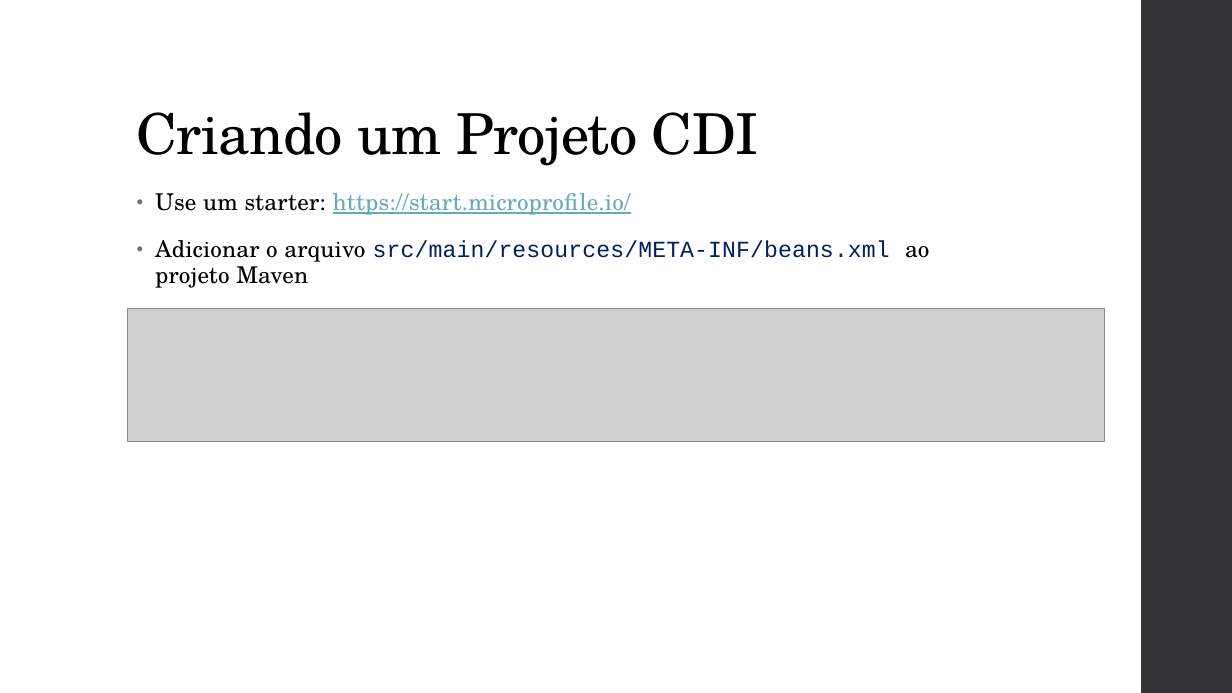
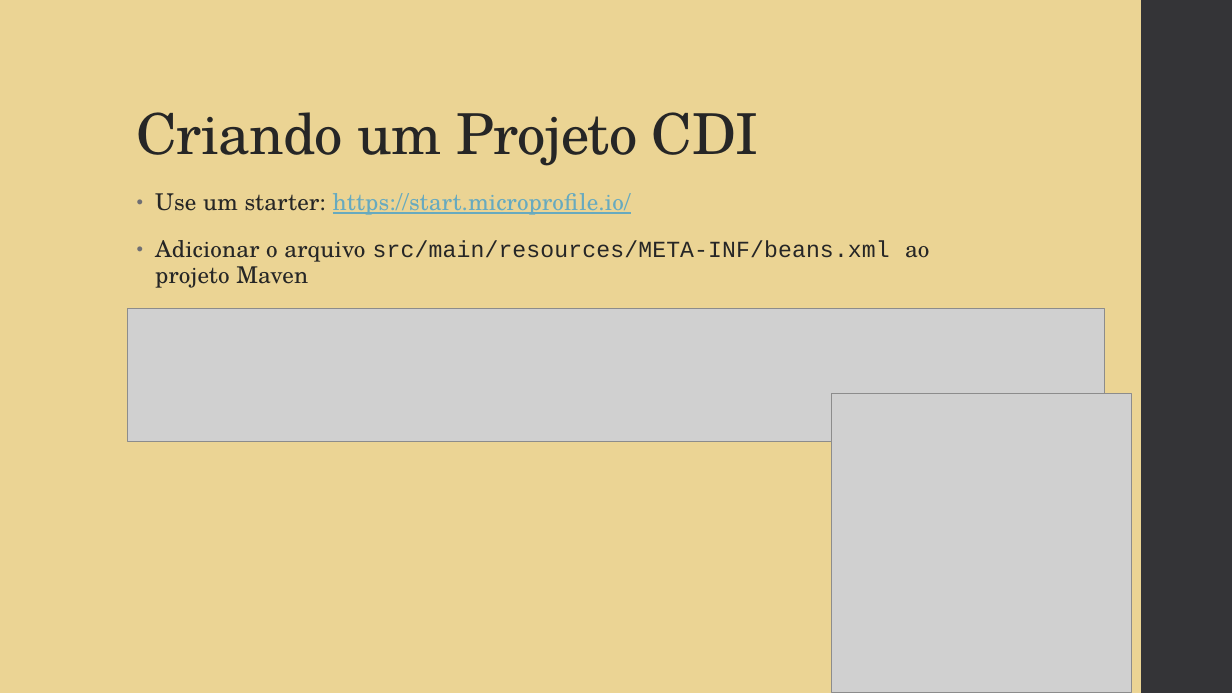
Before and after one commit to vepo/cdi-tutorial, a slide deck: slide 15 of resource/Java CDI.pptx (slide 14 before the commit). Drawn at 1232x693 pixels with LibreOffice and Linux fonts; fonts in the diff are those of the drawing; grey boxes stand for pictures. Boxes give left, top, right and bottom in pixels: in the first picture for what was removed or moved away, otherwise in the second. Text is boxed around its words. In the diff, an @@ line names an element or a change of style, - is before the commit and + after.

```diff
--- a/resource/Java CDI.pptx
+++ b/resource/Java CDI.pptx
@@ background #FFFFFF to #EBD494 @@
@@ title "Criando um Projeto CDI" at (x1=137, y1=112, x2=758, y2=166): text colour #000000 to #262626 @@
@@ text "Use um starter: https://start.microprofile.io/" at (x1=155, y1=193, x2=890, y2=288): text colour #000000 to #262626 in "Use um starter:", "Adicionar o arquivo ao projeto Maven"; text colour #002060 to #262626 in "src/main/resources/META-INF/beans.xml" @@
@@ picture added at (x1=832, y1=394, x2=1131, y2=693) @@
```
Also in this commit, not shown: 23 other slides changed, 4 slides added, 6 other files.
